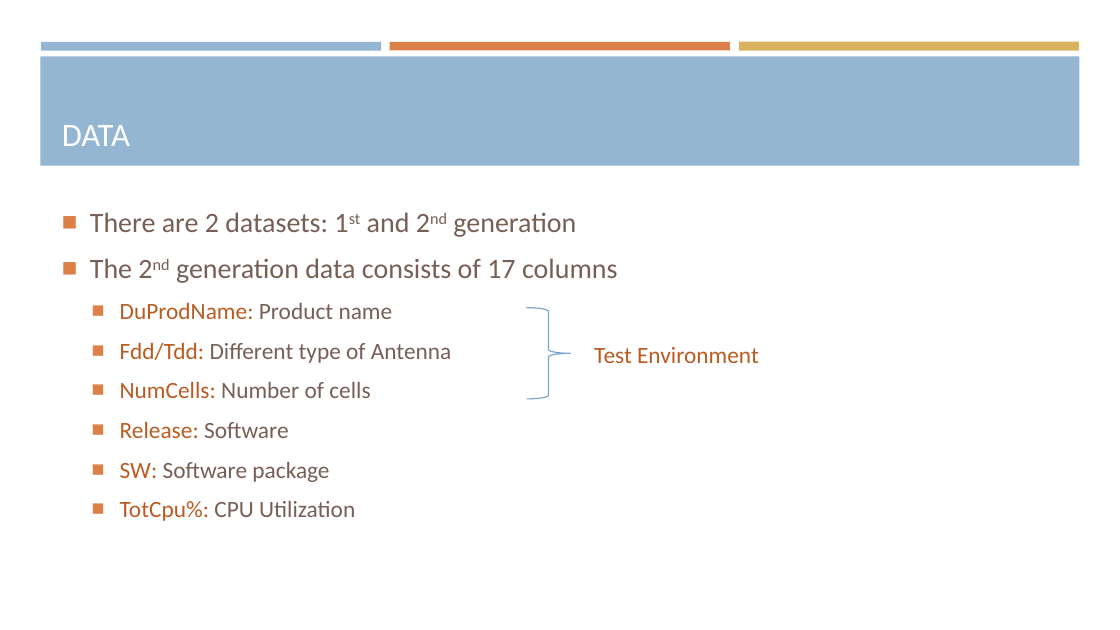
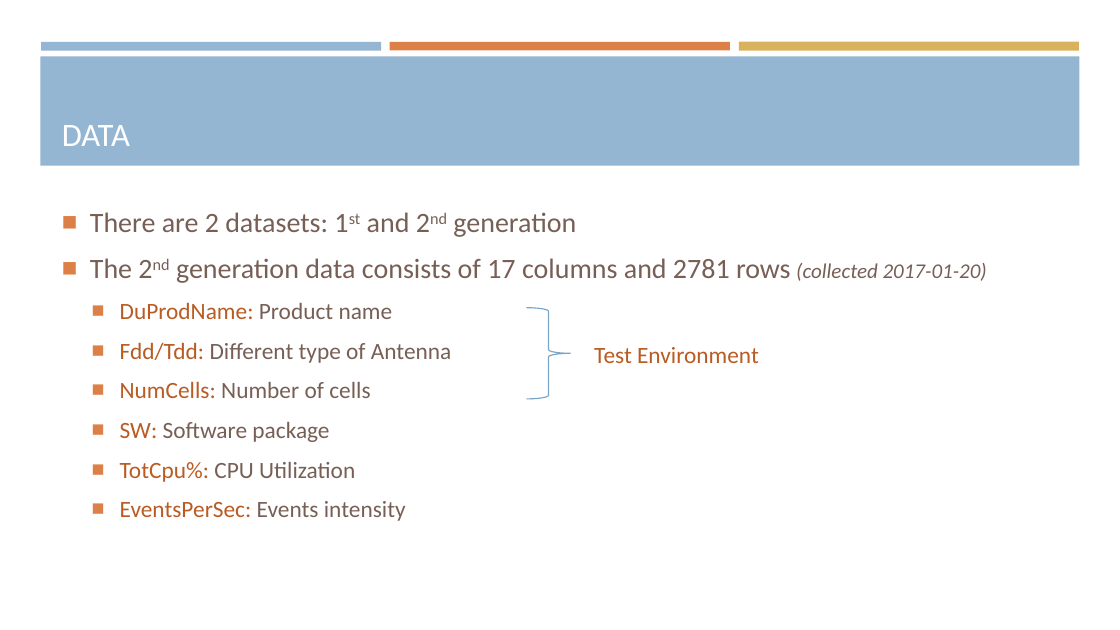
Before and after one commit to araea382/MT, a slide deck: slide 4 of Presentation/1-Proposal seminar.pptx. Drawn at 1120x630 pixels with LibreOffice and Linux fonts; fonts in the diff are those of the drawing. Boxes give left, top, right and bottom in pixels: in the first picture for what was removed or moved away, otherwise in the second. Text is boxed around its words. In the diff, an @@ line names an element or a change of style, - is before the commit and + after.

```diff
--- a/Presentation/1-Proposal seminar.pptx
+++ b/Presentation/1-Proposal seminar.pptx
@@ text at (90, 258, 987, 283): text changed @@
-■ The 2nd generation data consists of 17 columns
+■ The 2nd generation data consists of 17 columns and 2781 rows (collected 2017-01-20)
@@ text at (120, 421, 289, 438): paragraph removed @@
-  ■ Release: Software
@@ text at (120, 501, 406, 521): paragraph added @@
+  ■ EventsPerSec: Events intensity
```
Also in this commit, not shown: 2 other slides changed, 14 other files.
